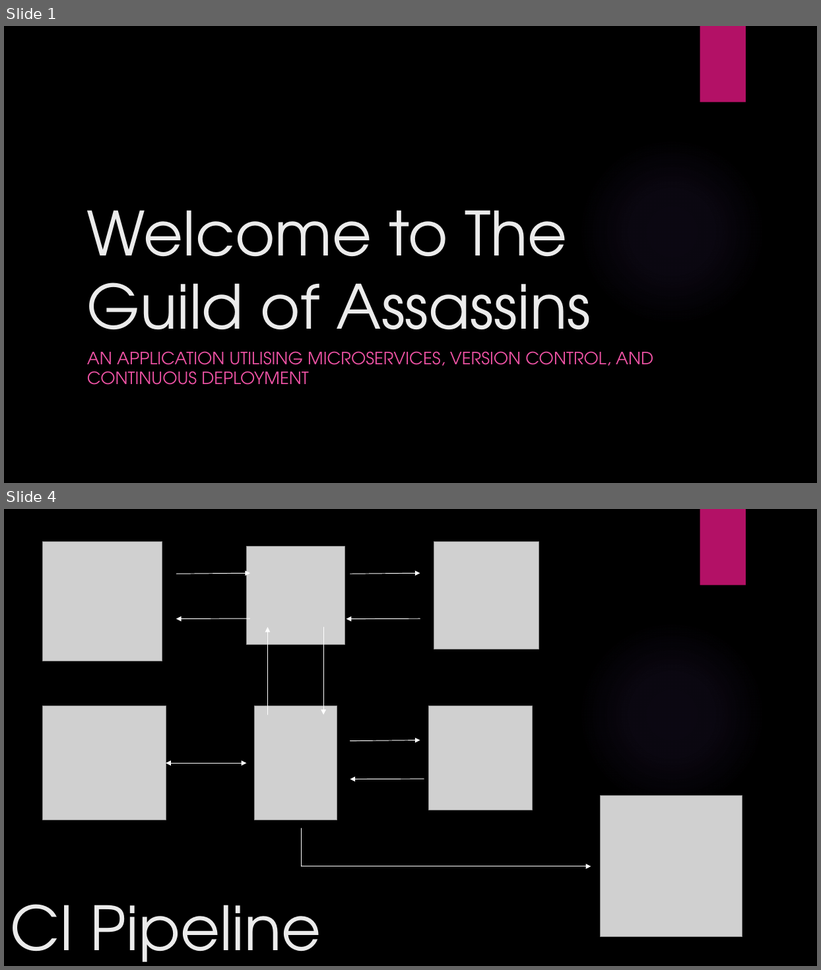
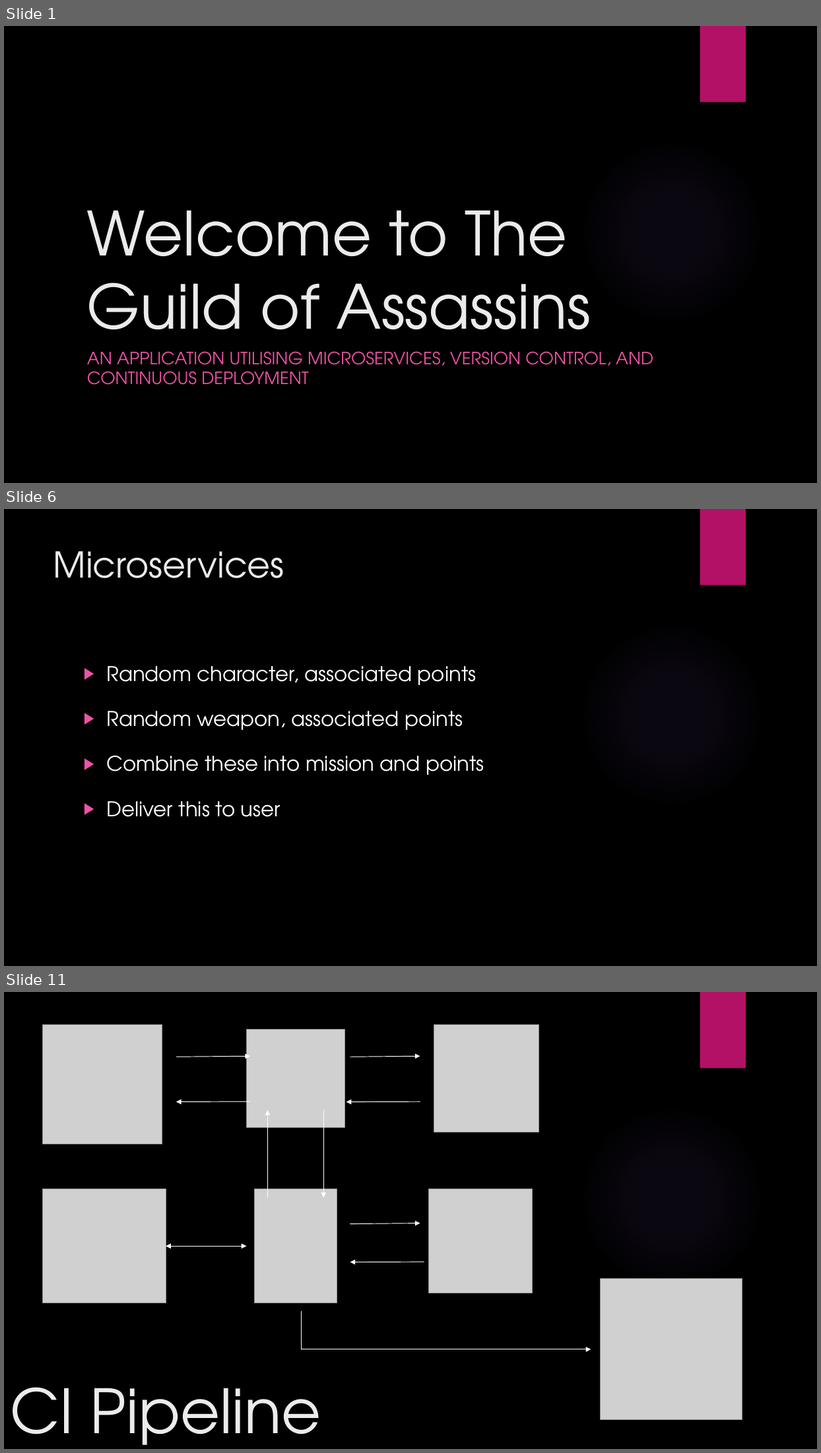
Before and after one commit to TheBartThe/assassinsGuild, a slide deck: Documentation/assassinsGuildPresentation.pptx. Shown one above the other, each under a label of ours: slides 1 and 4 before the commit, slides 1, 6 and 11 after it; the slides between them are not shown. The pictures are 821x970 and 821x1453 pixels, drawn with LibreOffice and Linux fonts; fonts in the diff are those of the drawing; grey boxes stand for pictures; background and template pictures are left out. Boxes give left, top, right and bottom in pixels: in the first picture for what was removed or moved away, otherwise in the second. Text is boxed around its words. In the diff, an @@ line names an element or a change of style, - is before the commit and + after.

```diff
--- a/Documentation/assassinsGuildPresentation.pptx
+++ b/Documentation/assassinsGuildPresentation.pptx
@@ slide 6 added at [4,509,817,966], background picture (left out); not listed: 2 template elements that a slide beside it also shows @@
@@ title added at [54,551,284,578], 42 pt, text #EBEBEB @@
+Microservices
@@ text added at [106,666,484,817], 24 pt, text #FFFFFF @@
+▶ Random character, associated points
+▶ Random weapon, associated points
+▶ Combine these into mission and points
+▶ Deliver this to user
@@ what was slide 4 is now slide 11 @@
```
Also in this commit, not shown: 2 slides changed, 8 other slides added.
